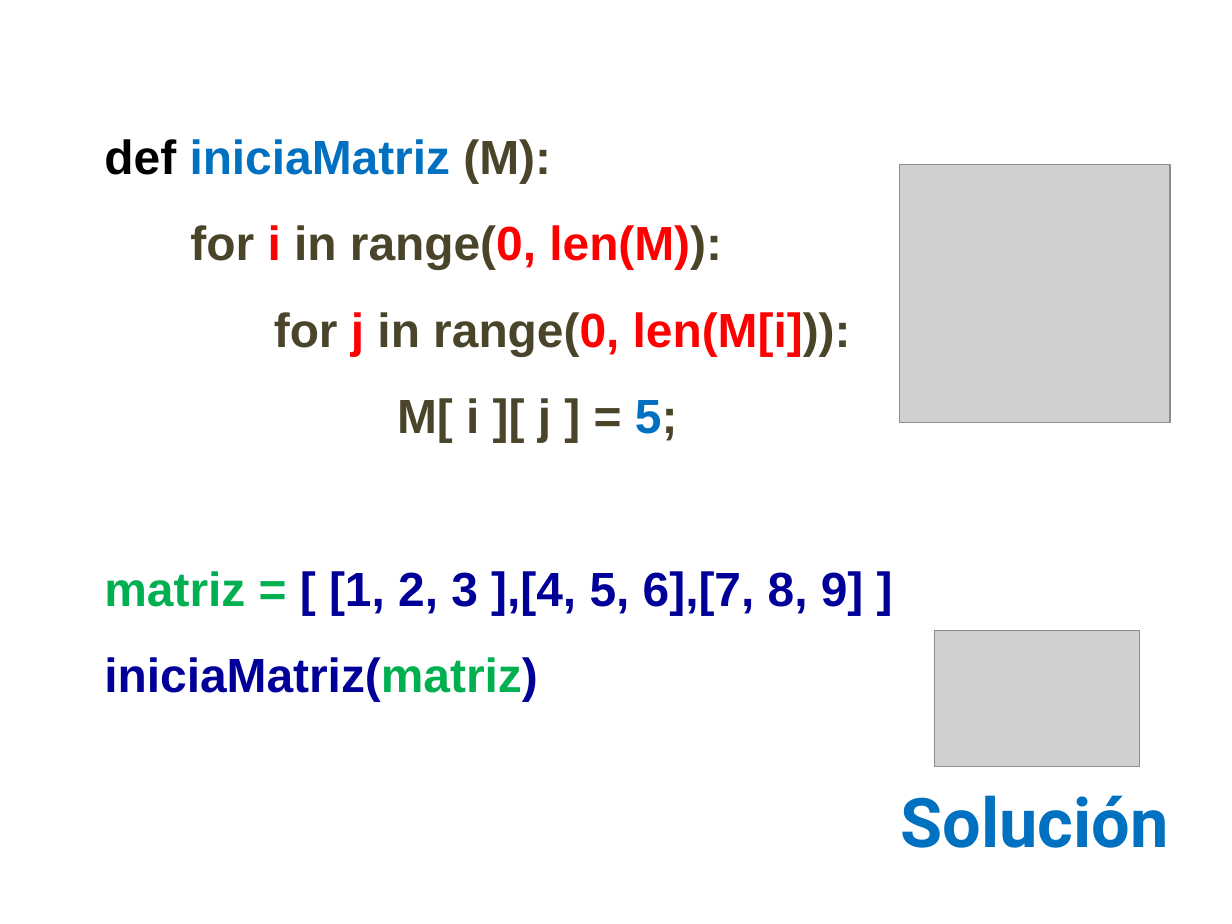
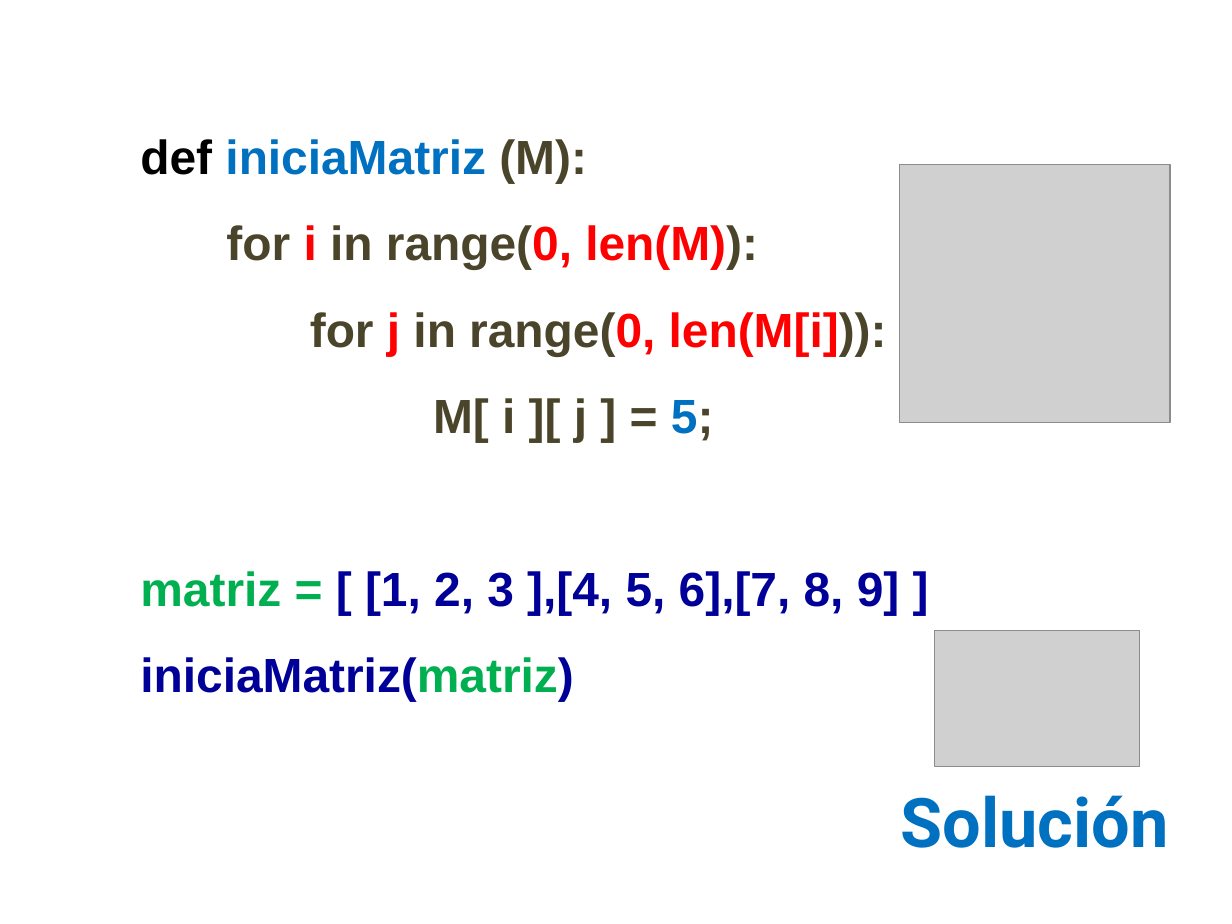
Before and after one commit to lizetheP/PensamientoC, a slide deck: slide 18 of calendario/documentos/8_Matrices.pptx. Drawn at 1232x924 pixels with LibreOffice and Linux fonts; fonts in the diff are those of the drawing; grey boxes stand for pictures. Boxes give left, top, right and bottom in pixels: in the first picture for what was removed or moved away, otherwise in the second. Text is boxed around its words. In the diff, an @@ line names an element or a change of style, - is before the commit and + after.

```diff
--- a/calendario/documentos/8_Matrices.pptx
+++ b/calendario/documentos/8_Matrices.pptx
@@ text "def iniciaMatriz (M):": place and size @@
-text "def iniciaMatriz (M):" at <box>104,139,864,701</box>
+text "def iniciaMatriz (M):" at <box>140,139,900,701</box>
```
Also in this commit, not shown: 3 other slides changed, 3 other files.
